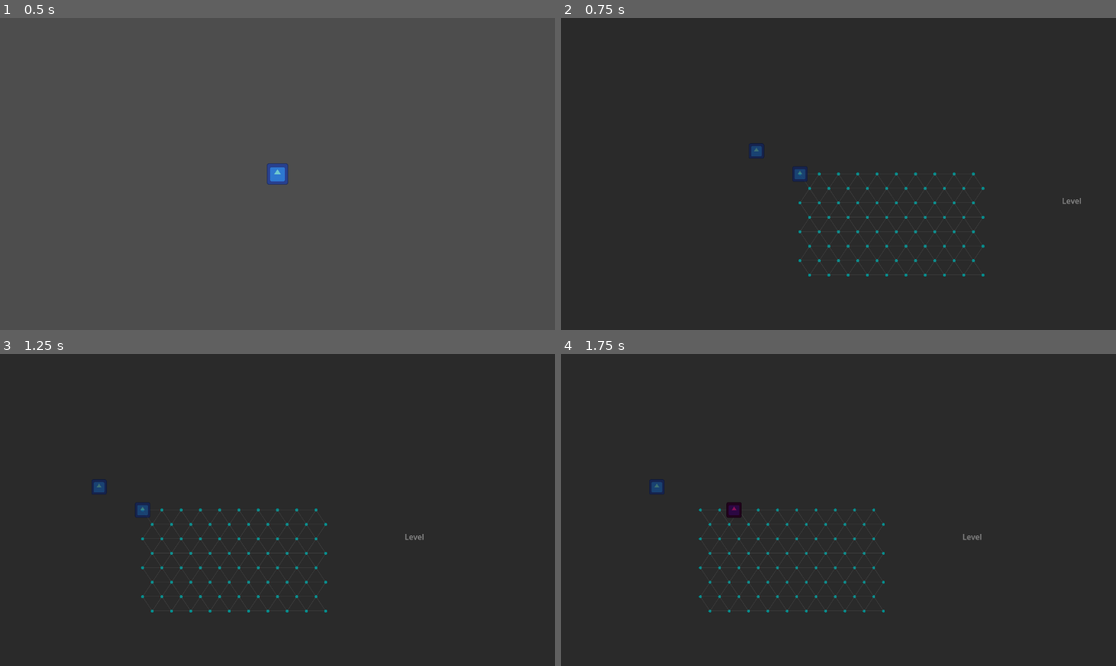
Above: before the commit, frames 1-4 (two rows, left to right).
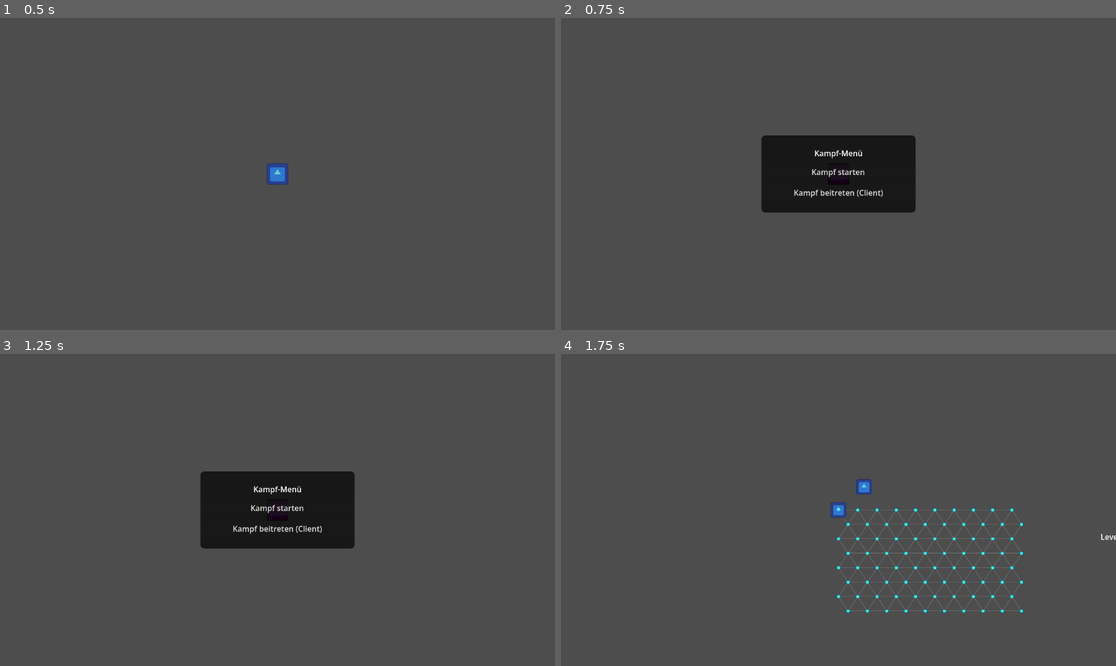
Above: after the commit, the same moments.

Repository: pieeks/NewGameRepo
Game: Godot game, scene res://scene/test_world.tscn
Two runs of this game, one before a commit and one after it. Both use one fixed random seed, a clock stepped at 60 frames per second and the inputs below. This scene is started directly instead of the project's main scene. The engine's default icon, where the game draws it, is replaced by a stand-in: a white triangle on a blue panel in a dark square.
Inputs (mouse positions are in pixels of both pictures, inside the frame that each line leads up to):
- Up to frame 1 (0.5 s): no input
- Up to frame 2 (0.75 s): tap Enter at 0.5 s; move the mouse to (960, 158) at 0.52 s; hold D (move_right) from 0.53 s (still down); hold F (action_button) from 0.53 s (still down)
- Up to frame 3 (1.25 s): keep holding D (move_right); keep holding F (action_button)
- Up to frame 4 (1.75 s): release D (move_right) at 1.25 s; release F (action_button) at 1.25 s; click (838, 506) at 1.25 s, where only the run after the commit has a clickable "Kampf starten"

Frame 1 is identical in both runs. In frame 2, 94% of the frame differs, in the area x 0-100%, y 0-100%; in frame 3, 93%; in frame 4, 99%.

Commit message:
Add Fight scene to multplayer

Diff:
--- a/scene/fight/test_figth.tscn
+++ b/scene/fight/test_figth.tscn
@@ -9,6 +9,7 @@
 battle_character_scene = ExtResource("3_m217x")
 
 [node name="FightOverlay" type="CanvasLayer" parent="." unique_id=857466965]
+visible = false
 
 [node name="ColorRect" type="ColorRect" parent="FightOverlay" unique_id=642623319]
 anchors_preset = 15
--- a/scene/test_world.tscn
+++ b/scene/test_world.tscn
@@ -4,11 +4,13 @@
 [ext_resource type="PackedScene" uid="uid://bpv5w7cpt1i77" path="res://scene/character.tscn" id="2_errqf"]
 [ext_resource type="PackedScene" uid="uid://dpv175xcbqgya" path="res://scene/lobby.tscn" id="3_7hwpa"]
 [ext_resource type="PackedScene" uid="uid://f3ufcdsu1xr2" path="res://scene/fight/test_figth.tscn" id="3_errqf"]
+[ext_resource type="PackedScene" path="res://scene/ui/fight_menu.tscn" id="4_7hwpa"]
 
 [node name="TestWorld" type="Node2D" unique_id=1911214217]
 script = ExtResource("1_thbi8")
 player_scene = ExtResource("2_errqf")
 fight_scene = ExtResource("3_errqf")
+fight_menu_scene = ExtResource("4_7hwpa")
 
 [node name="PlayerContainer" type="Node2D" parent="." unique_id=564631683]
 
--- /dev/null
+++ b/scene/ui/fight_menu.tscn
@@ -0,0 +1,61 @@
+[gd_scene format=3 uid="uid://dpnxj50xyugb2"]
+
+[ext_resource type="Script" uid="uid://kchmq3nershc" path="res://scripts/ui/fight_menu.gd" id="1_1a0h4"]
+
+[sub_resource type="StyleBoxFlat" id="1"]
+bg_color = Color(0, 0, 0, 0.7)
+corner_radius_top_left = 8
+corner_radius_top_right = 8
+corner_radius_bottom_right = 8
+corner_radius_bottom_left = 8
+
+[node name="FightMenu" type="Control" unique_id=926535119]
+layout_mode = 3
+anchors_preset = 15
+anchor_right = 1.0
+anchor_bottom = 1.0
+grow_horizontal = 2
+grow_vertical = 2
+mouse_filter = 1
+script = ExtResource("1_1a0h4")
+
+[node name="Panel" type="Panel" parent="." unique_id=1357147399]
+layout_mode = 1
+anchors_preset = 8
+anchor_left = 0.5
+anchor_top = 0.5
+anchor_right = 0.5
+anchor_bottom = 0.5
+offset_left = -160.0
+offset_top = -80.0
+offset_right = 160.0
+offset_bottom = 80.0
+grow_horizontal = 2
+grow_vertical = 2
+theme_override_styles/panel = SubResource("1")
+
+[node name="VBoxContainer" type="VBoxContainer" parent="Panel" unique_id=34590257]
+layout_mode = 1
+anchors_preset = 15
+anchor_right = 1.0
+anchor_bottom = 1.0
+grow_horizontal = 2
+grow_vertical = 2
+theme_override_constants/separation = 12
+alignment = 1
+
+[node name="Label" type="Label" parent="Panel/VBoxContainer" unique_id=284491766]
+layout_mode = 2
+text = "Kampf-Menü"
+horizontal_alignment = 1
+
+[node name="HostFightButton" type="Button" parent="Panel/VBoxContainer" unique_id=689223443]
+layout_mode = 2
+text = "Kampf starten"
+
+[node name="JoinFightButton" type="Button" parent="Panel/VBoxContainer" unique_id=1130742145]
+layout_mode = 2
+text = "Kampf beitreten (Client)"
+
+[connection signal="pressed" from="Panel/VBoxContainer/HostFightButton" to="." method="_on_host_fight_pressed"]
+[connection signal="pressed" from="Panel/VBoxContainer/JoinFightButton" to="." method="_on_join_fight_pressed"]
--- a/scripts/fights/test_figth.gd
+++ b/scripts/fights/test_figth.gd
@@ -4,6 +4,7 @@
 @onready var fight_camera: Camera2D = $FightCamera
 
 @export var battle_character_scene: PackedScene
+@export var owner_peer_id: int = 0
 
 @export var camera_move_speed: float = 400.0
 @export var camera_zoom_step: float = 0.1
@@ -12,26 +13,39 @@
 
 
 func _ready() -> void:
-	# Fight-Kamera aktivieren
+	var my_id := multiplayer.get_unique_id()
+	print("TestFight: _ready() auf Peer", my_id, " owner_peer_id =", owner_peer_id)
+
+	# Nur der Besitzer-Peer soll diesen Fight visuell sehen und steuern.
+	if my_id != owner_peer_id:
+		visible = false
+		return
+
+	# Nur der Besitzer-Peer aktiviert die Kamera und spawnt seinen Battle-Character.
 	if fight_camera:
 		fight_camera.make_current()
 
-	# Einen Battle-Character spawnen (später über Encounter-Daten)
-	_spawn_battle_character()
+	if owner_peer_id == 0:
+		owner_peer_id = my_id
+
+	_spawn_battle_character(owner_peer_id)
 
 
-func _spawn_battle_character() -> void:
+func set_owner_peer_id(peer_id: int) -> void:
+	owner_peer_id = peer_id
+
+
+func _spawn_battle_character(peer_id: int) -> void:
 	if battle_character_scene == null:
 		push_error("FightManager: battle_character_scene ist nicht gesetzt.")
 		return
 
+	print("TestFight: Spawne Battle-Character für Peer", peer_id, " (Host-ID:", multiplayer.get_unique_id(), ")")
 	var character: CharacterBody2D = battle_character_scene.instantiate()
 
-	# Für den Prototypen: Authority und Name auf den lokalen Peer setzen,
-	# damit MovementController und States im Multiplayer-Kontext aktiv sind.
-	var my_id: int = multiplayer.get_unique_id()
-	character.name = str(my_id)
-	character.set_multiplayer_authority(my_id)
+	# Authority und Name auf den Peer setzen, für den dieser Fight gedacht ist.
+	character.name = str(peer_id)
+	character.set_multiplayer_authority(peer_id)
 
 	# Startposition grob in die Nähe des Grids legen
 	character.global_position = grid_manager.global_position
--- a/scripts/movement/movement_controller.gd
+++ b/scripts/movement/movement_controller.gd
@@ -15,14 +15,14 @@
 	if not character.is_multiplayer_authority():
 		return
 
-	# Wenn wir uns in einer Welt befinden, die einen aktiven Fight markiert,
-	# soll der Open-World-Character nicht weiter bewegt werden.
+	# Wenn wir uns in einer Welt befinden, die aktive Fights markiert,
+	# soll NUR der Character gestoppt werden, dessen Peer bereits in einem Fight ist.
 	var world := get_tree().current_scene
 	if world and current_type == ControllerType.PLAYER:
-		# In der TestWorld.gd gibt es is_fight_active; in anderen Szenen existieren keine Characters mit MovementController.
-		# Daher können wir hier direkt darauf zugreifen.
-		if "is_fight_active" in world and world.is_fight_active:
-			return
+		if world.has_method("is_peer_in_fight"):
+			var peer_id := character.name.to_int()
+			if world.is_peer_in_fight(peer_id):
+				return
 
 	if current_type == ControllerType.PLAYER:
 		direct_movement.process_movement(character, delta)
--- a/scripts/test_world.gd
+++ b/scripts/test_world.gd
@@ -2,10 +2,16 @@
 
 @export var player_scene: PackedScene
 @export var fight_scene: PackedScene
+@export var fight_menu_scene: PackedScene
 
 @onready var player_container: Node2D = $PlayerContainer
+@onready var ui_layer: CanvasLayer = $UILayer
+
+var fight_menu: Control
 
 var is_fight_active: bool = false
+# Tracking, welche Peers aktuell in einem Fight sind (für Movement-Block in der Open World)
+var peers_in_fight: = {}
 
 
 func _ready() -> void:
@@ -39,27 +45,65 @@
 		print("testWorld: Konnte keinen Charcter für ID: ", peer_id, " finden.")
 
 
-func start_fight() -> void:
+func start_fight_for_peer(peer_id: int) -> void:
+	# Fight-Start immer vom Host aus steuern und dann per RPC
+	# auf alle Peers (inkl. Host selbst) spiegeln.
+	if not multiplayer.is_server():
+		return
+
+	peers_in_fight[peer_id] = true
+	rpc_start_fight.rpc(peer_id)
+
+
+func end_fight() -> void:
+	# Fight-Ende ebenfalls nur vom Host anstoßen
+	if not multiplayer.is_server():
+		return
+
+	rpc_end_fight.rpc()
+
+
+@rpc("any_peer", "call_local")
+func rpc_start_fight(owner_peer_id: int) -> void:
 	if fight_scene == null:
 		print("testWorld: Fehler - fight_scene ist nicht gesetzt.")
 		return
 
-	if $FightLayer.get_child_count() > 0:
-		print("testWorld: Fight läuft bereits.")
+	var fight_instance: Node2D = fight_scene.instantiate()
+	# Peer-ID in die Fight-Szene übergeben, falls das Script sie unterstützt.
+	if fight_instance.has_method("set_owner_peer_id"):
+		fight_instance.set_owner_peer_id(owner_peer_id)
+	$FightLayer.add_child(fight_instance)
+	is_fight_active = true
+	# Sicherstellen, dass auf allen Peers der passende Spieler
+	# als "im Fight" markiert wird, damit sein Open-World-Movement stoppt.
+	peers_in_fight[owner_peer_id] = true
+	print("testWorld: Test-Fight wurde instanziert (RPC).")
+
+
+func is_peer_in_fight(peer_id: int) -> bool:
+	return peers_in_fight.has(peer_id) and peers_in_fight[peer_id]
+
+
+@rpc("any_peer")
+func rpc_request_start_fight() -> void:
+	# Wird von Clients aufgerufen; nur der Host verarbeitet diese Anfrage.
+	if not multiplayer.is_server():
 		return
 
-	var fight_instance: Node2D = fight_scene.instantiate()
-	$FightLayer.add_child(fight_instance)
-	is_fight_active = true
-	print("testWorld: Test-Fight wurde instanziert.")
+	var requester_id := multiplayer.get_remote_sender_id()
+	print("testWorld: Start-Fight-Request von Peer ", requester_id)
+	start_fight_for_peer(requester_id)
 
 
-func end_fight() -> void:
+@rpc("any_peer", "call_local")
+func rpc_end_fight() -> void:
 	if $FightLayer.get_child_count() == 0:
 		return
 	for child in $FightLayer.get_children():
 		child.queue_free()
 	is_fight_active = false
+	peers_in_fight.clear()
 	# Welt-Kamera des lokalen Spielers wieder aktivieren
 	var my_id: int = multiplayer.get_unique_id()
 	var my_char: Node = player_container.get_node_or_null(str(my_id))
@@ -67,7 +111,7 @@
 		var cam: Camera2D = my_char.get_node_or_null("Camera2D")
 		if cam:
 			cam.make_current()
-	print("testWorld: Fight beendet.")
+	print("testWorld: Fight beendet (RPC).")
 
 
 func _unhandled_key_input(event: InputEvent) -> void:
@@ -77,8 +121,52 @@
 		else:
 			$UILayer/CenterContainer/Lobby.visible = true
 
+	# Taste F (oder die zugeordnete Action) öffnet das Kampf-Menü,
+	# anstatt direkt einen Kampf zu starten/beenden.
 	if event.is_action_pressed("action_button"):
-		if is_fight_active:
-			end_fight()
-		else:
-			start_fight()
+		_toggle_fight_menu()
+
+
+func _toggle_fight_menu() -> void:
+	if fight_menu and is_instance_valid(fight_menu):
+		fight_menu.queue_free()
+		fight_menu = null
+		return
+
+	if fight_menu_scene == null:
+		print("testWorld: fight_menu_scene ist nicht gesetzt.")
+		return
+
+	fight_menu = fight_menu_scene.instantiate()
+	ui_layer.add_child(fight_menu)
+
+	# Signale verbinden
+	if fight_menu.has_signal("start_fight_pressed"):
+		fight_menu.start_fight_pressed.connect(_on_fight_menu_start_fight)
+	if fight_menu.has_signal("join_fight_pressed"):
+		fight_menu.join_fight_pressed.connect(_on_fight_menu_join_fight)
+
+
+func _on_fight_menu_start_fight() -> void:
+	# Menü schließen und Kampf starten
+	if fight_menu and is_instance_valid(fight_menu):
+		fight_menu.queue_free()
+		fight_menu = null
+
+	if multiplayer.is_server():
+		# Host startet direkt einen Fight für sich selbst
+		var my_id := multiplayer.get_unique_id()
+		start_fight_for_peer(my_id)
+	else:
+		# Client sendet nur eine Anfrage an den Host,
+		# der dann einen neuen Fight für diesen Peer startet.
+		rpc_id(1, "rpc_request_start_fight")
+
+
+func _on_fight_menu_join_fight() -> void:
+	# Für den Moment: Menü nur schließen.
+	# Der eigentliche Join passiert, sobald der Host einen Fight startet,
+	# da rpc_start_fight() auf allen Peers ausgeführt wird.
+	if fight_menu and is_instance_valid(fight_menu):
+		fight_menu.queue_free()
+		fight_menu = null
--- /dev/null
+++ b/scripts/ui/fight_menu.gd
@@ -0,0 +1,23 @@
+extends Control
+
+signal start_fight_pressed
+signal join_fight_pressed
+
+
+func _ready() -> void:
+	# Buttons über ihre Namen suchen und Signale verbinden
+	var host_button: Button = get_node_or_null("VBoxContainer/HostFightButton")
+	var join_button: Button = get_node_or_null("VBoxContainer/JoinFightButton")
+
+	if host_button:
+		host_button.pressed.connect(_on_host_fight_pressed)
+	if join_button:
+		join_button.pressed.connect(_on_join_fight_pressed)
+
+
+func _on_host_fight_pressed() -> void:
+	start_fight_pressed.emit()
+
+
+func _on_join_fight_pressed() -> void:
+	join_fight_pressed.emit()
Not shown, added: scripts/ui/fight_menu.gd.uid
